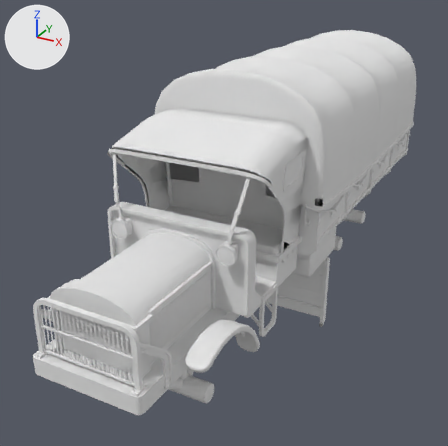
The FBX model Assets/3Dmodels/3Dmodels_Vehicles/3Dmodels_Vehicles_Cars/3Dmodel_Vehicle_Car_TruckMilitary/3Dmodel_Vehicle_Car_TruckMilitary.fbx, before and after one commit.
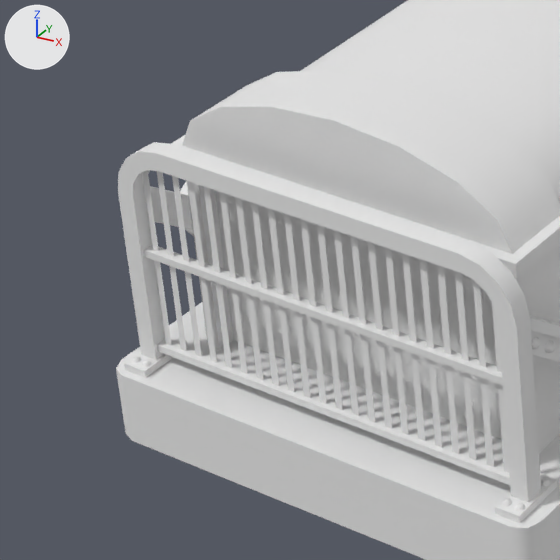
Each version appears first whole from a 50 mm camera at (3.42, -7.19, 4.77) aimed at (-0.35, -0.33, 1.34), and next in a close-up on the part from 1% to 33% of the width and 58% to 91% of the height. The lights are fixed; the arrows at upper left show +X, +Y and +Z. The first two pictures are the older version. Where no turn or scale is listed for an object, it has been applied to the vertices. Vertices at exactly the same position are counted once.

The older version as bpy lines, for what is in view:
```python
me_vehicle_car_truckmilitary_base = bpy.data.meshes.new('Vehicle_Car_TruckMilitary_Base')
me_vehicle_car_truckmilitary_base.from_pydata(...)  # 5310 vertices, 4625 faces; spans x -1.17..1.17, y -3.7..3.71, z 0.38..2.4
me_vehicle_car_truckmilitary_base.materials.append(mat_material_vehicle_car_truckmilitary)  # white #e7e7e7
ob_vehicle_car_truckmilitary_base = bpy.data.objects.new('Vehicle_Car_TruckMilitary_Base', me_vehicle_car_truckmilitary_base)
ob_vehicle_car_truckmilitary_base.location = (0.0, 0.0, 0.0)
```
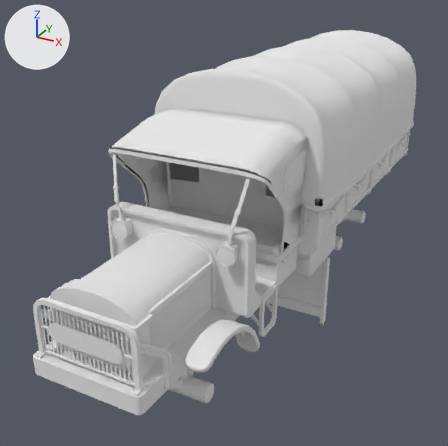
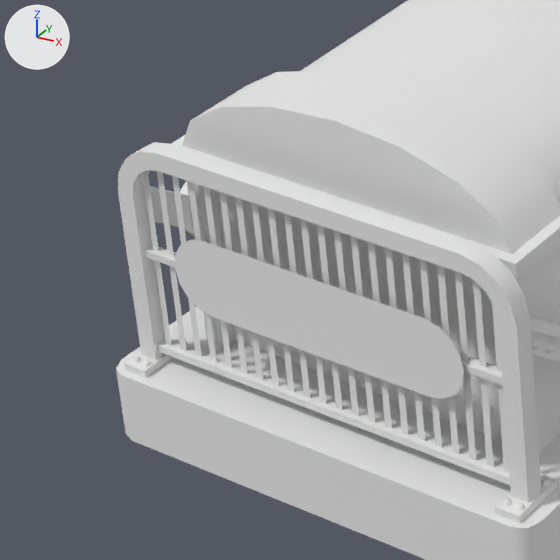
Commit message: Finished making Car logos

Location of each change, [x1, y1, x2, y2] in pixels of the close-ups (560 x 560 px):
```json
{"part": 1, "of": "me_vehicle_car_truckmilitary_base", "change": "added", "after": [175, 240, 464, 399]}
```

Edits to the scene script, one JSON object a line:
```json
{"block": "me_vehicle_car_truckmilitary_base", "where": "# used by ob_vehicle_car_truckmilitary_base; location = (0.0, 0.0, 0.0)"}
{"op": "remove", "block": "me_vehicle_car_truckmilitary_base", "code": "me_vehicle_car_truckmilitary_base.from_pydata(...)  # 5310 vertices, 4625 faces; spans x -1.17..1.17, y -3.7..3.71, z 0.38..2.4"}
{"op": "add", "block": "me_vehicle_car_truckmilitary_base", "code": "me_vehicle_car_truckmilitary_base.from_pydata(...)  # 5328 vertices, 4626 faces; spans x -1.17..1.17, y -3.7..3.71, z 0.38..2.4"}
{"block": "me_vehicle_car_truckmilitary_base", "change": "me_vehicle_car_truckmilitary_base part 1: a new loose piece of 18 vertices spanning x -0.44..0.44, y -3.63, z 1.37..1.59, in mat_material_vehicle_car_truckmilitary (white #e7e7e7)"}
```
